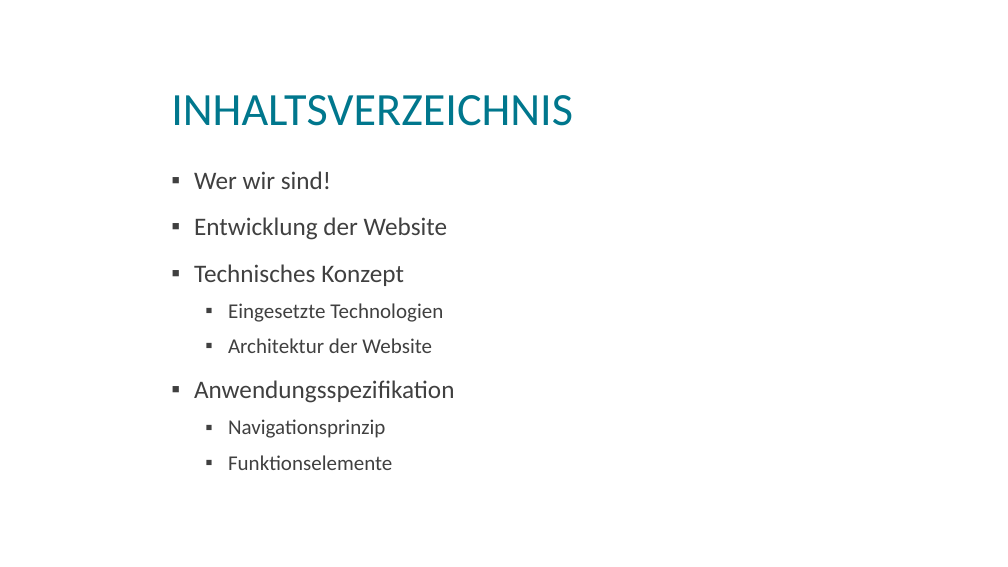
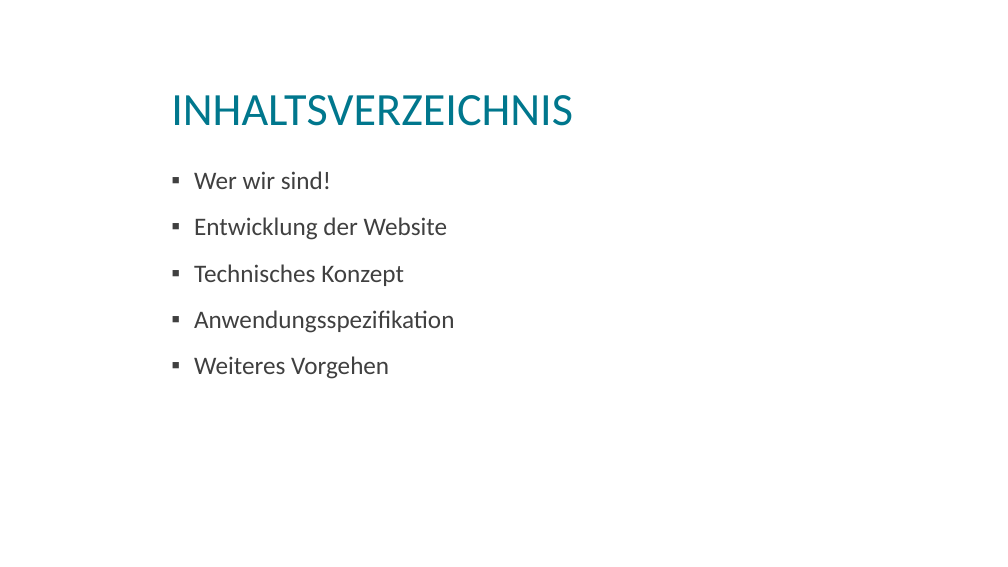
Before and after one commit to magharmi/StudentenFuerStudenten, a slide deck: slide 2 of websitePPneu.pptx. Drawn at 1008x567 pixels with LibreOffice and Linux fonts; fonts in the diff are those of the drawing; background and template pictures are left out. Boxes give left, top, right and bottom in pixels: in the first picture for what was removed or moved away, otherwise in the second. Text is boxed around its words. In the diff, an @@ line names an element or a change of style, - is before the commit and + after.

```diff
--- a/websitePPneu.pptx
+++ b/websitePPneu.pptx
@@ text at bbox=[228, 303, 443, 353]: paragraphs removed @@
-  ▪ Eingesetzte Technologien
-  ▪ Architektur der Website
@@ text at bbox=[194, 356, 389, 379]: text changed; size 20 to 24 pt @@
-  ▪ Navigationsprinzip
-  ▪ Funktionselemente
+▪ Weiteres Vorgehen
```
Also in this commit, not shown: 3 other slides changed, 2 slides added, 1 slide removed.
